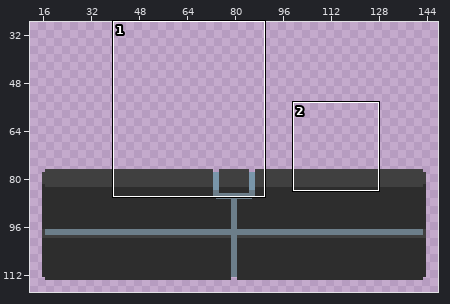
Two states of a pixel-art file, draem/오브젝트/platform__/platform.aseprite. The picture above shows the old version from afar; the outline marks the close-up.
Close-up. Old version:
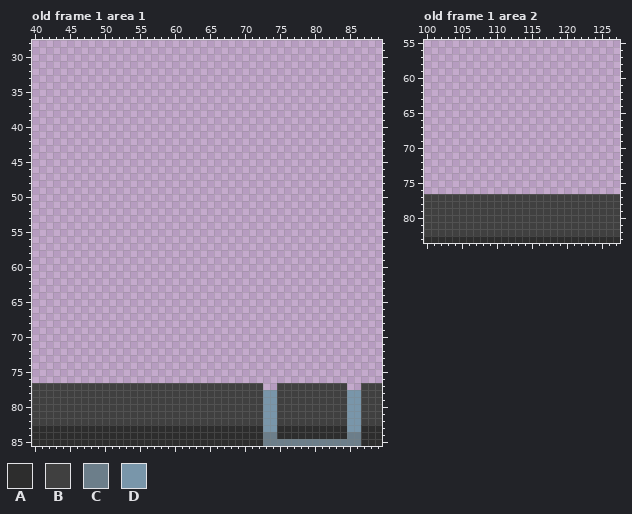
160x160 pixels, 1 frame. Colours within 5 levels of each other are drawn and written as one. Shown: old frame 1 area 1: x 40..89, y 28..85; old frame 1 area 2: x 100..127, y 55..83. The wide view leaves out empty margins. The commit also changed other frames or places, which this record leaves out.
Palette (. is transparent): A #2d2d2d  B #404040  C #6c7e8a  D #7996aa
Pixels before, old frame 1 area 1 (only the part around the change), first column x 40:
28 ..................................................
29 ..................................................
30 ..................................................
31 ..................................................
32 ..................................................
33 ..................................................
34 ..................................................
35 ..................................................
36 ..................................................
37 ..................................................
38 ..................................................
39 ..................................................
40 ..................................................
41 ..................................................
42 ..................................................
43 ..................................................
44 ..................................................
45 ..................................................
46 ..................................................
47 ..................................................
48 ..................................................
49 ..................................................
50 ..................................................
51 ..................................................
52 ..................................................
53 ..................................................
54 ..................................................
55 ..................................................
56 ..................................................
57 ..................................................
58 ..................................................
59 ..................................................
60 ..................................................
61 ..................................................
62 ..................................................
63 ..................................................
64 ..................................................
65 ..................................................
66 ..................................................
67 ..................................................
68 ..................................................
69 ..................................................
70 ..................................................
71 ..................................................
72 ..................................................
73 ..................................................
74 ..................................................
75 ..................................................
76 ..................................................
77 BBBBBBBBBBBBBBBBBBBBBBBBBBBBBBBBB..BBBBBBBBBB..BBB
78 BBBBBBBBBBBBBBBBBBBBBBBBBBBBBBBBBDDBBBBBBBBBBDDBBB
79 BBBBBBBBBBBBBBBBBBBBBBBBBBBBBBBBBDDBBBBBBBBBBDDBBB
80 BBBBBBBBBBBBBBBBBBBBBBBBBBBBBBBBBDDBBBBBBBBBBDDBBB
81 BBBBBBBBBBBBBBBBBBBBBBBBBBBBBBBBBDDBBBBBBBBBBDDBBB
82 BBBBBBBBBBBBBBBBBBBBBBBBBBBBBBBBBDDBBBBBBBBBBDDBBB
83 AAAAAAAAAAAAAAAAAAAAAAAAAAAAAAAAADDAAAAAAAAAADDAAA
84 AAAAAAAAAAAAAAAAAAAAAAAAAAAAAAAAACCAAAAAAAAAACCAAA
85 AAAAAAAAAAAAAAAAAAAAAAAAAAAAAAAAACCCCCCCCCCCCCCAAA
Pixels before, old frame 1 area 2, first column x 100:
77 BBBBBBBBBBBBBBBBBBBBBBBBBBBB
78 BBBBBBBBBBBBBBBBBBBBBBBBBBBB
79 BBBBBBBBBBBBBBBBBBBBBBBBBBBB
80 BBBBBBBBBBBBBBBBBBBBBBBBBBBB
81 BBBBBBBBBBBBBBBBBBBBBBBBBBBB
82 BBBBBBBBBBBBBBBBBBBBBBBBBBBB
83 AAAAAAAAAAAAAAAAAAAAAAAAAAAA
The result:
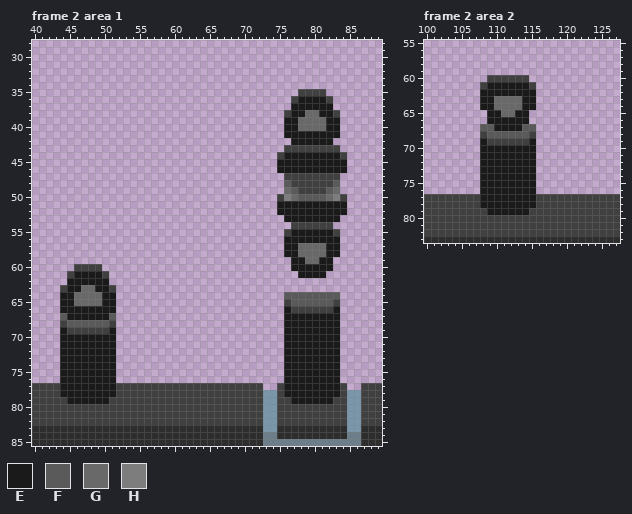
Colours new in this view: E #1a1a1a  F #5a5a5a  G #696969  H #7d7d7d
A new or re-ordered frame is compared with the old frame closest to it.
From old to new:
frames 1 -> 4
layer "레이어 3" now shown
layer "레이어 6" added
Changed rows in their new state; - is an unchanged pixel.
Frame 2 area 1 is new; against old frame 1, layers "레이어 6", "레이어 3":
first column x 44:
35 ----------------------------------BBBB---
36 ---------------------------------BEEEEB--
37 ---------------------------------EEEEEE--
38 --------------------------------BEEGGEEB-
39 --------------------------------EEGGGGEE-
40 --------------------------------EEGGGGEE-
41 --------------------------------EEEEEEEE-
42 ---------------------------------EEEEEE--
43 --------------------------------BBBBBBBB-
44 -------------------------------BEEEEEEEEB
45 -------------------------------EEEEEEEEEE
46 -------------------------------EEEEEEEEEE
47 --------------------------------BBBBBBBB-
48 --------------------------------FBBBBBBF-
49 --------------------------------GFBBBBFG-
50 -------------------------------BHGFFFFGHB
51 -------------------------------EEEEEEEEEE
52 -------------------------------EEEEEEEEEE
53 --------------------------------EEEEEEEE-
54 ---------------------------------BBBBBB--
55 --------------------------------BEEEEEEB-
56 --------------------------------EEEEEEEE-
57 --------------------------------EEGGGGEE-
58 --------------------------------EEGGGGEE-
59 ---------------------------------EEGGEE--
60 --BBBB---------------------------EEEEEE--
61 -BEEEEB---------------------------EEEE---
62 -EEEEEE----------------------------------
63 BEEGGEEB---------------------------------
64 EEGGGGEE------------------------FFFFFFFF-
65 EEGGGGEE------------------------BFFFFFFB-
66 EEEEEEEE------------------------EBBBBBBE-
67 FEEEEEEF------------------------EEEEEEEE-
68 BFFFFFFB------------------------EEEEEEEE-
69 EBBBBBBE------------------------EEEEEEEE-
70 EEEEEEEE------------------------EEEEEEEE-
71 EEEEEEEE------------------------EEEEEEEE-
72 EEEEEEEE------------------------EEEEEEEE-
73 EEEEEEEE------------------------EEEEEEEE-
74 EEEEEEEE------------------------EEEEEEEE-
75 EEEEEEEE------------------------EEEEEEEE-
76 EEEEEEEE------------------------EEEEEEEE-
77 EEEEEEEE------------------------EEEEEEEE-
78 EEEEEEEE------------------------EEEEEEEE-
79 -EEEEEE--------------------------EEEEEE--
Frame 2 area 2 is new; against old frame 1, layers "레이어 6", "레이어 3":
first column x 108:
60 -BBBBBB-
61 BEEEEEEB
62 EEEEEEEE
63 EEGGGGEE
64 EEGGGGEE
65 -EEGGEE-
66 -EEEEEE-
67 FFEEEEFF
68 BFFFFFFB
69 EBBBBBBE
70 EEEEEEEE
71 EEEEEEEE
72 EEEEEEEE
73 EEEEEEEE
74 EEEEEEEE
75 EEEEEEEE
76 EEEEEEEE
77 EEEEEEEE
78 EEEEEEEE
79 -EEEEEE-
